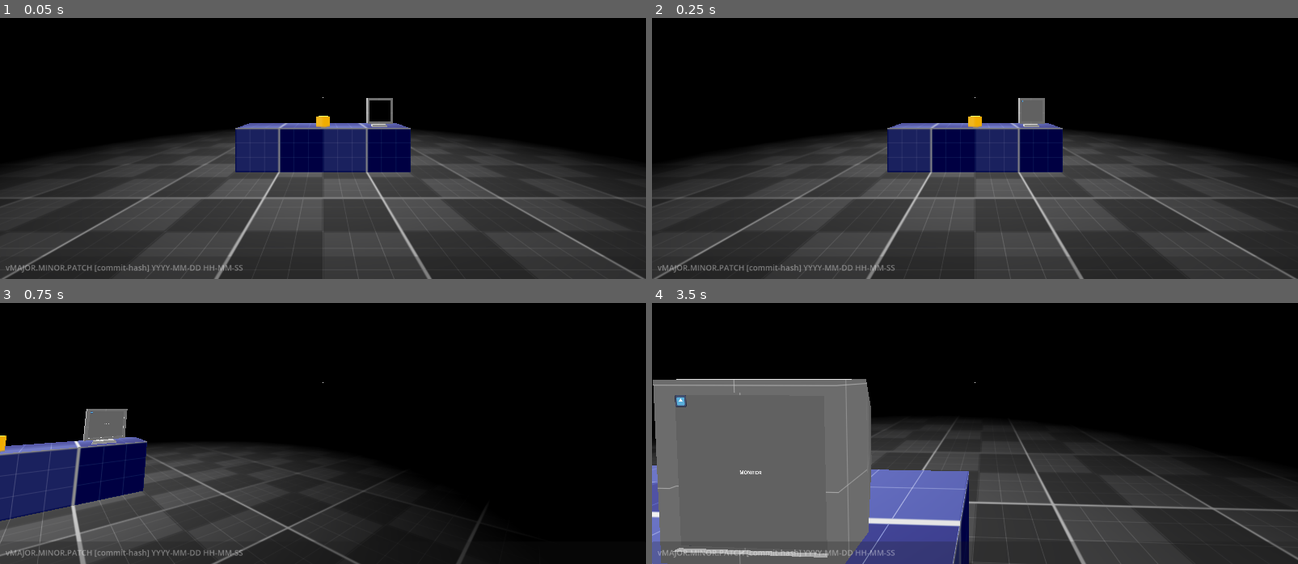
Above: before the commit, frames 1-4 (two rows, left to right).
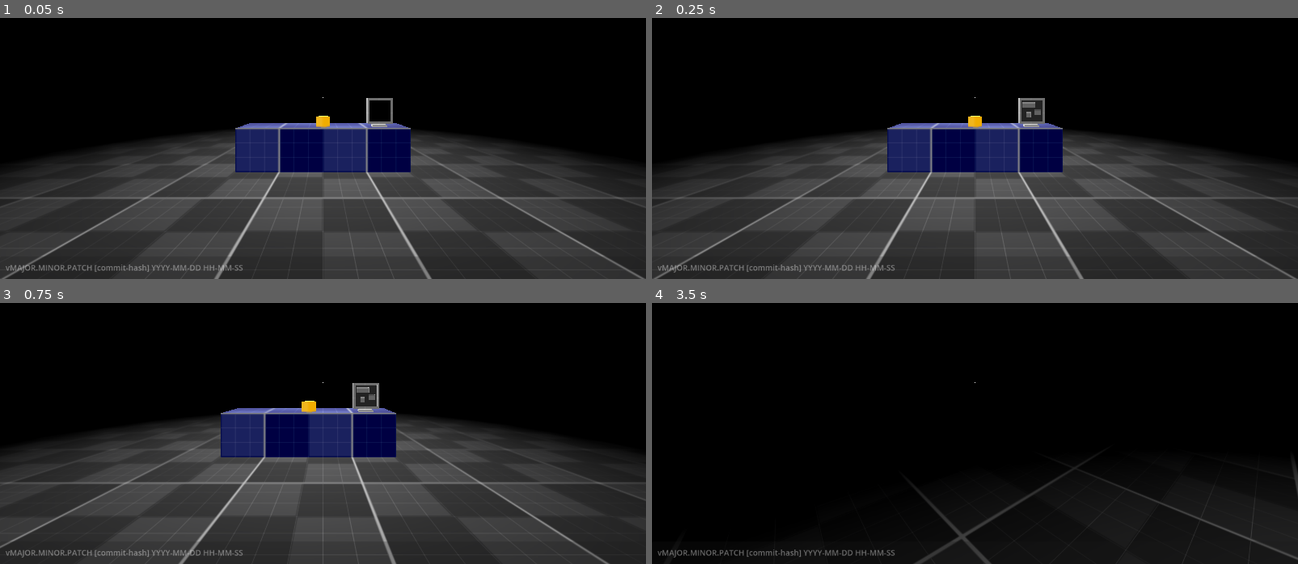
Above: after the commit, the same moments.

Repository: Scrawach/true-crime-raid
Game: Godot game, scene res://main.tscn
The game is run twice, just before and just after one commit, with the same random seed, the same clock (stepped at 60 frames per second) and the same inputs. The engine's default icon, where the game draws it, is replaced by a stand-in: a white triangle on a blue panel in a dark square.
Inputs (mouse positions are in pixels of both pictures, inside the frame that each line leads up to):
- Up to frame 1 (0.05 s): no input
- Up to frame 2 (0.25 s): no input
- Up to frame 3 (0.75 s): tap Enter at 0.5 s; move the mouse to (465, 365) at 0.52 s; hold D (move_right) from 0.53 s (still down); hold E (interact, bound only after the commit) from 0.53 s (still down); click (465, 365) at 0.67 s
- Up to frame 4 (3.5 s): move the mouse to (942, 383) at 1.27 s; release D (move_right) at 1.28 s; release E (interact, bound only after the commit) at 1.28 s; hold W (move_forward) from 1.28 s (still down); tap E (interact, bound only after the commit) at 1.35, 2.85 s; move the mouse to (987, 376) at 2.02 s; hold E (interact, bound only after the commit) 2.03-2.78 s; move the mouse to (968, 389) at 2.77 s

Frame 1 is identical in both runs. In frame 2, 0.2% of the frame differs, in the area x 57-61%, y 31-40%; in frame 3, 41%; in frame 4, 47%, in the area x 0-100%, y 29-100%.

Commit message:
feat: implement interaction with computer

Diff:
--- a/src/computer/computer.tscn
+++ b/src/computer/computer.tscn
@@ -2,6 +2,8 @@
 
 [ext_resource type="PackedScene" uid="uid://c3v8oktfnar82" path="res://computer/assets/proto_computer.glb" id="1_xcml3"]
 [ext_resource type="PackedScene" uid="uid://dmts2qqce58kq" path="res://computer/monitor/monitor_3d.tscn" id="2_m7yhb"]
+[ext_resource type="Script" uid="uid://dlm1uspq25qm7" path="res://interaction/interaction_area_3d.gd" id="3_xcml3"]
+[ext_resource type="Script" uid="uid://dqb5iahmx3rfl" path="res://computer/interactions/interact_with_computer.gd" id="4_678jo"]
 
 [sub_resource type="ViewportTexture" id="ViewportTexture_m7yhb"]
 viewport_path = NodePath("Monitor SubViewport")
@@ -10,6 +12,8 @@
 resource_local_to_scene = true
 shading_mode = 0
 albedo_texture = SubResource("ViewportTexture_m7yhb")
+
+[sub_resource type="SphereShape3D" id="SphereShape3D_m7yhb"]
 
 [node name="Computer" type="Node3D" unique_id=799874042]
 
@@ -25,4 +29,22 @@
 [node name="Camera" type="Camera3D" parent="." unique_id=254273876]
 transform = Transform3D(1, 0, 0, 0, 1, 0, 0, 0, 1, 0, 0.35859597, 0.7838893)
 
+[node name="Interaction Area3D" type="Area3D" parent="." unique_id=1985108794]
+transform = Transform3D(1, 0, 0, 0, 1, 0, 0, 0, 1, 0, 0.35765696, 0.012227535)
+collision_layer = 2
+collision_mask = 0
+script = ExtResource("3_xcml3")
+metadata/_custom_type_script = "uid://dlm1uspq25qm7"
+
+[node name="CollisionShape3D" type="CollisionShape3D" parent="Interaction Area3D" unique_id=1373076834]
+shape = SubResource("SphereShape3D_m7yhb")
+debug_color = Color(0.627451, 0.53333336, 0, 1)
+
+[node name="InteractWithComputer" type="Node" parent="." unique_id=1631449373 node_paths=PackedStringArray("monitor_3d", "computer_camera", "interaction")]
+script = ExtResource("4_678jo")
+monitor_3d = NodePath("../Monitor 3D")
+computer_camera = NodePath("../Camera")
+interaction = NodePath("../Interaction Area3D")
+metadata/_custom_type_script = "uid://dqb5iahmx3rfl"
+
 [editable path="proto_computer"]
--- /dev/null
+++ b/src/computer/interactions/interact_with_computer.gd
@@ -0,0 +1,43 @@
+class_name InteractWithComputer
+extends Node
+
+@export var monitor_3d: Monitor3D
+@export var computer_camera: Camera3D
+@export var interaction: InteractionArea3D
+
+var interactor: PlayerBody3D
+var is_interacted: bool = false
+
+func _ready() -> void:
+	interaction.interacted.connect(_on_interacted)
+	set_process_input(false)
+
+func _on_interacted(player: PlayerBody3D) -> void:
+	interactor = player
+	is_interacted = true
+	start_interaction(interactor)
+
+func _input(event: InputEvent) -> void:
+	if event.is_action_pressed("escape"):
+		stop_interaction(interactor)
+		get_viewport().set_input_as_handled()
+
+func start_interaction(target: PlayerBody3D) -> void:
+	computer_camera.make_current()
+	interaction.disable()
+	monitor_3d.power_on()
+
+	set_process_input(true)
+	target.input.disable()
+	target.input.mouse_capture.uncapture()
+	target.player_hud.hide_aim_pointer()
+
+func stop_interaction(target: PlayerBody3D) -> void:
+	target.main_camera.make_current()
+	interaction.enable()
+	monitor_3d.power_off()
+
+	set_process_input(false)
+	target.input.enable()
+	target.input.mouse_capture.capture()
+	target.player_hud.show_aim_pointer()
--- a/src/computer/monitor/monitor_3d.tscn
+++ b/src/computer/monitor/monitor_3d.tscn
@@ -25,6 +25,7 @@
 [node name="Monitor SubViewport" type="SubViewport" parent="." unique_id=70997439]
 unique_name_in_owner = true
 disable_3d = true
+gui_embed_subwindows = true
 
 [node name="Monitor Control" parent="Monitor SubViewport" unique_id=918670776 instance=ExtResource("2_yf60s")]
 unique_name_in_owner = true
@@ -38,6 +39,11 @@
 
 [node name="Monitor Area3D" type="Area3D" parent="." unique_id=1823387035]
 unique_name_in_owner = true
+collision_layer = 2
+collision_mask = 0
+monitoring = false
+monitorable = false
 
 [node name="CollisionShape3D" type="CollisionShape3D" parent="Monitor Area3D" unique_id=1266299004]
 shape = SubResource("ConcavePolygonShape3D_ehm3h")
+debug_color = Color(1.347661e-06, 0.5716817, 0.84383035, 1)
--- a/src/computer/monitor/monitor_control.tscn
+++ b/src/computer/monitor/monitor_control.tscn
@@ -1,8 +1,7 @@
 [gd_scene format=3 uid="uid://dvlpgtj5jf6de"]
 
 [ext_resource type="Script" uid="uid://ch8753l8oejgl" path="res://computer/monitor/monitor_control.gd" id="1_6xg1g"]
-[ext_resource type="Script" uid="uid://b2po74o83srcy" path="res://computer/monitor/computer_mouse_cursor.gd" id="1_igrys"]
-[ext_resource type="Texture2D" uid="uid://i51evci1idyq" path="res://icon.svg" id="1_ws3o4"]
+[ext_resource type="PackedScene" uid="uid://bd3xc6heiw3hi" path="res://computer/monitor/computer_mouse_cursor.tscn" id="2_igrys"]
 
 [node name="Monitor Control" type="Control" unique_id=803566879 node_paths=PackedStringArray("mouse_cursor")]
 custom_minimum_size = Vector2(512, 512)
@@ -11,7 +10,7 @@
 offset_right = 512.0
 offset_bottom = 512.0
 script = ExtResource("1_6xg1g")
-mouse_cursor = NodePath("Computer Mouse Cursor")
+mouse_cursor = NodePath("CanvasLayer/Computer Mouse Cursor")
 
 [node name="Label" type="Label" parent="." unique_id=1238381602]
 layout_mode = 0
@@ -21,18 +20,36 @@
 text = "MONITOR"
 horizontal_alignment = 1
 
-[node name="Computer Mouse Cursor" type="Control" parent="." unique_id=670048113]
-anchors_preset = 0
-offset_right = 40.0
-offset_bottom = 40.0
-script = ExtResource("1_igrys")
+[node name="CanvasLayer" type="CanvasLayer" parent="." unique_id=1397955558]
+layer = 1024
 
-[node name="TextureRect" type="TextureRect" parent="Computer Mouse Cursor" unique_id=1035349906]
+[node name="Computer Mouse Cursor" parent="CanvasLayer" unique_id=27732573 instance=ExtResource("2_igrys")]
+visible = false
+top_level = true
+offset_left = 57.0
+offset_top = 89.0
+offset_right = 97.0
+offset_bottom = 129.0
+
+[node name="Background" type="ColorRect" parent="." unique_id=620913889]
 layout_mode = 1
 anchors_preset = 15
 anchor_right = 1.0
 anchor_bottom = 1.0
 grow_horizontal = 2
 grow_vertical = 2
-texture = ExtResource("1_ws3o4")
-expand_mode = 3
+color = Color(0.12591085, 0.12591085, 0.12591082, 1)
+
+[node name="Window" type="Window" parent="." unique_id=263566514]
+oversampling_override = 1.0
+position = Vector2i(22, 72)
+size = Vector2i(300, 100)
+
+[node name="Window2" type="Window" parent="." unique_id=885344644]
+oversampling_override = 1.0
+position = Vector2i(117, 315)
+
+[node name="Window3" type="Window" parent="." unique_id=1138022410]
+oversampling_override = 1.0
+position = Vector2i(318, 251)
+size = Vector2i(150, 100)
--- /dev/null
+++ b/src/computer/monitor/window.gd
@@ -0,0 +1,10 @@
+extends Window
+
+
+
+func _on_focus_entered() -> void:
+	print("FOCUS: %s" % name)
+
+
+func _on_focus_exited() -> void:
+	print("unFOCUS: %s" % name)
--- /dev/null
+++ b/src/computer/windows/computer_theme.tres
@@ -0,0 +1,27 @@
+[gd_resource type="Theme" format=3 uid="uid://c7n6art2wa2ab"]
+
+[sub_resource type="StyleBoxFlat" id="StyleBoxFlat_xt0lx"]
+bg_color = Color(0.6346248, 0.25927743, 0.29458785, 1)
+corner_radius_top_left = 2
+corner_radius_top_right = 2
+corner_radius_bottom_right = 2
+corner_radius_bottom_left = 2
+expand_margin_left = 4.0
+expand_margin_top = 32.0
+expand_margin_right = 4.0
+expand_margin_bottom = 4.0
+
+[sub_resource type="StyleBoxFlat" id="StyleBoxFlat_dps64"]
+bg_color = Color(0.30009785, 0.10055635, 0.12042954, 1)
+corner_radius_top_left = 2
+corner_radius_top_right = 2
+corner_radius_bottom_right = 2
+corner_radius_bottom_left = 2
+expand_margin_left = 4.0
+expand_margin_top = 32.0
+expand_margin_right = 4.0
+expand_margin_bottom = 4.0
+
+[resource]
+Window/styles/embedded_border = SubResource("StyleBoxFlat_xt0lx")
+Window/styles/embedded_unfocused_border = SubResource("StyleBoxFlat_dps64")
--- /dev/null
+++ b/src/interaction/interaction_area_3d.gd
@@ -0,0 +1,33 @@
+class_name InteractionArea3D
+extends Area3D
+
+signal hovered()
+signal interacted(player: PlayerBody3D)
+signal unhovered()
+
+var prev_collision_layer: int
+var prev_collision_mask: int
+
+func _ready() -> void:
+	prev_collision_layer = collision_layer
+	prev_collision_mask = collision_mask
+
+func hover() -> void:
+	hovered.emit()
+
+func interact(player: PlayerBody3D) -> void:
+	interacted.emit(player)
+
+func unhover() -> void:
+	unhovered.emit()
+
+func enable() -> void:
+	collision_layer = prev_collision_layer
+	collision_mask = prev_collision_layer
+
+func disable() -> void:
+	prev_collision_layer = collision_layer
+	prev_collision_mask = collision_mask
+
+	collision_layer = 0
+	collision_mask = 0
--- a/src/player/mouse_capture.gd
+++ b/src/player/mouse_capture.gd
@@ -6,6 +6,9 @@
 var _is_captured: bool
 
 func _input(event: InputEvent) -> void:
+	if not player_input.is_enabled:
+		return
+
 	if event is InputEventMouseButton and event.is_pressed() and not is_captured():
 		capture()
 	if event.is_action_pressed("escape"):
@@ -22,9 +25,7 @@
 func capture() -> void:
 	_is_captured = true
 	Input.mouse_mode = Input.MOUSE_MODE_CAPTURED
-	player_input.is_enabled = true
 
 func uncapture() -> void:
 	_is_captured = false
 	Input.mouse_mode = Input.MOUSE_MODE_VISIBLE
-	player_input.is_enabled = false
--- a/src/player/player_body_3d.gd
+++ b/src/player/player_body_3d.gd
@@ -3,6 +3,9 @@
 
 @export var head: Node3D
 @export var movement_speed: float = 5.0
+@export var main_camera: Camera3D
+@export var input: PlayerInput
+@export var player_hud: PlayerHUD
 
 var _moving_direction: Vector2
 var _gaze_direction: Vector2
--- a/src/player/player_body_3d.tscn
+++ b/src/player/player_body_3d.tscn
@@ -4,12 +4,18 @@
 [ext_resource type="Script" uid="uid://bh8qx82tccq08" path="res://player/player_input.gd" id="2_ryni8"]
 [ext_resource type="Script" uid="uid://cc1eqfabvs5pq" path="res://player/mouse_capture.gd" id="3_rjoga"]
 [ext_resource type="PackedScene" uid="uid://yer5qkd6lp65" path="res://player/player_hud.tscn" id="4_cnqhg"]
+[ext_resource type="Script" uid="uid://blhol6udoquwp" path="res://player/player_interactor.gd" id="5_qh2r7"]
 
 [sub_resource type="CapsuleShape3D" id="CapsuleShape3D_f64p4"]
 
-[node name="Player Body3D" type="CharacterBody3D" unique_id=283082645 node_paths=PackedStringArray("head")]
+[node name="Player Body3D" type="CharacterBody3D" unique_id=283082645 node_paths=PackedStringArray("head", "main_camera", "input", "player_hud")]
 script = ExtResource("1_ied1u")
 head = NodePath("Head")
+main_camera = NodePath("Head/Camera3D")
+input = NodePath("PlayerInput")
+player_hud = NodePath("Player HUD")
+
+[node name="Player HUD" parent="." unique_id=1872789362 instance=ExtResource("4_cnqhg")]
 
 [node name="CollisionShape3D" type="CollisionShape3D" parent="." unique_id=532195772]
 transform = Transform3D(1, 0, 0, 0, 1, 0, 0, 0, 1, 0, 1, 0)
@@ -20,9 +26,17 @@
 
 [node name="Camera3D" type="Camera3D" parent="Head" unique_id=174937394]
 
-[node name="PlayerInput" type="Node" parent="." unique_id=559735247 node_paths=PackedStringArray("body")]
+[node name="Camera RayCast3D" type="RayCast3D" parent="Head/Camera3D" unique_id=1691169396]
+target_position = Vector3(0, 0, -1.8)
+collision_mask = 2
+collide_with_areas = true
+collide_with_bodies = false
+
+[node name="PlayerInput" type="Node" parent="." unique_id=559735247 node_paths=PackedStringArray("body", "interactor", "mouse_capture")]
 script = ExtResource("2_ryni8")
 body = NodePath("..")
+interactor = NodePath("../PlayerInteractor")
+mouse_capture = NodePath("MouseCapture")
 metadata/_custom_type_script = "uid://bh8qx82tccq08"
 
 [node name="MouseCapture" type="Node" parent="PlayerInput" unique_id=1129688267 node_paths=PackedStringArray("player_input")]
@@ -30,4 +44,9 @@
 player_input = NodePath("..")
 metadata/_custom_type_script = "uid://cc1eqfabvs5pq"
 
-[node name="Player HUD" parent="." unique_id=1872789362 instance=ExtResource("4_cnqhg")]
+[node name="PlayerInteractor" type="Node" parent="." unique_id=459244660 node_paths=PackedStringArray("player", "player_hud", "raycast_3d")]
+script = ExtResource("5_qh2r7")
+player = NodePath("..")
+player_hud = NodePath("../Player HUD")
+raycast_3d = NodePath("../Head/Camera3D/Camera RayCast3D")
+metadata/_custom_type_script = "uid://blhol6udoquwp"
--- /dev/null
+++ b/src/player/player_hud.gd
@@ -0,0 +1,17 @@
+class_name PlayerHUD
+extends CanvasLayer
+
+@onready var interact_label: Label = %"Interact Label"
+@onready var center_container: CenterContainer = %CenterContainer
+
+func show_interact_tooltip() -> void:
+	interact_label.show()
+
+func hide_interact_tooltip() -> void:
+	interact_label.hide()
+
+func show_aim_pointer() -> void:
+	center_container.show()
+
+func hide_aim_pointer() -> void:
+	center_container.hide()
--- a/src/player/player_hud.tscn
+++ b/src/player/player_hud.tscn
@@ -1,6 +1,7 @@
 [gd_scene format=3 uid="uid://yer5qkd6lp65"]
 
 [ext_resource type="Script" uid="uid://bxgh4maetkofo" path="res://addons/current_version/current_version_label.gd" id="1_qo0ji"]
+[ext_resource type="Script" uid="uid://juqqi502av0g" path="res://player/player_hud.gd" id="1_r44wa"]
 
 [sub_resource type="StyleBoxFlat" id="StyleBoxFlat_qo0ji"]
 bg_color = Color(1, 1, 1, 1)
@@ -17,6 +18,7 @@
 shadow_size = 1
 
 [node name="Player HUD" type="CanvasLayer" unique_id=1872789362]
+script = ExtResource("1_r44wa")
 
 [node name="Version Container" type="PanelContainer" parent="." unique_id=974151896]
 modulate = Color(1, 1, 1, 0.39215687)
@@ -43,6 +45,7 @@
 metadata/_custom_type_script = "uid://bxgh4maetkofo"
 
 [node name="CenterContainer" type="CenterContainer" parent="." unique_id=1513692102]
+unique_name_in_owner = true
 anchors_preset = 15
 anchor_right = 1.0
 anchor_bottom = 1.0
@@ -55,3 +58,20 @@
 layout_mode = 2
 mouse_filter = 2
 theme_override_styles/panel = SubResource("StyleBoxFlat_qo0ji")
+
+[node name="Interact Label" type="Label" parent="." unique_id=928946081]
+unique_name_in_owner = true
+visible = false
+anchors_preset = 8
+anchor_left = 0.5
+anchor_top = 0.5
+anchor_right = 0.5
+anchor_bottom = 0.5
+offset_left = -87.5
+offset_top = 16.0
+offset_right = 87.5
+offset_bottom = 39.0
+grow_horizontal = 2
+grow_vertical = 2
+theme_override_constants/outline_size = 2
+text = "PRESS E FOR INTERACT"
--- a/src/player/player_input.gd
+++ b/src/player/player_input.gd
@@ -2,6 +2,8 @@
 extends Node
 
 @export var body: PlayerBody3D
+@export var interactor: PlayerInteractor
+@export var mouse_capture: MouseCapture
 @export var sensitivity: float = 0.2
 @export var is_enabled: bool = true
 
@@ -12,9 +14,21 @@
 	if not is_instance_valid(body):
 		return
 
+	if not mouse_capture.is_captured():
+		return
+
 	_process_input(event)
 
+func enable() -> void:
+	is_enabled = true
+
+func disable() -> void:
+	is_enabled = false
+
 func _process_input(event: InputEvent) -> void:
+	if event.is_action_pressed("interact"):
+		interactor.try_interact()
+
 	if event is InputEventMouseMotion:
 		body.head_rotate(-event.relative * sensitivity)
 
--- /dev/null
+++ b/src/player/player_interactor.gd
@@ -0,0 +1,40 @@
+class_name PlayerInteractor
+extends Node
+
+@export var player: PlayerBody3D
+@export var player_hud: PlayerHUD
+@export var raycast_3d: RayCast3D
+
+var interaction: InteractionArea3D
+
+func _physics_process(_delta: float) -> void:
+	if not raycast_3d.is_colliding():
+		_stop_interaction()
+		return
+
+	var target := raycast_3d.get_collider()
+
+	if not target is InteractionArea3D:
+		_stop_interaction()
+		return
+
+	_start_interaction(target as InteractionArea3D)
+
+func _start_interaction(target: InteractionArea3D) -> void:
+	if interaction == target:
+		return
+
+	interaction = target
+	interaction.hover()
+	player_hud.show_interact_tooltip()
+
+func _stop_interaction() -> void:
+	if interaction:
+		interaction.unhover()
+	player_hud.hide_interact_tooltip()
+	interaction = null
+
+func try_interact() -> bool:
+	if interaction:
+		interaction.interact(player)
+	return interaction != null
--- a/src/project.godot
+++ b/src/project.godot
@@ -15,7 +15,7 @@
 [application]
 
 config/name="True Crime RAID"
-config/version="v0.0.8"
+config/version="v0.0.11"
 run/main_scene="uid://b2q2xjr1xt7rj"
 config/features=PackedStringArray("4.6", "GL Compatibility")
 config/icon="res://icon.svg"
@@ -51,6 +51,16 @@
 "events": [Object(InputEventKey,"resource_local_to_scene":false,"resource_name":"","device":-1,"window_id":0,"alt_press …(195 unchanged characters)…
 ]
 }
+interact={
+"deadzone": 0.2,
+"events": [Object(InputEventKey,"resource_local_to_scene":false,"resource_name":"","device":-1,"window_id":0,"alt_pressed":false,"shift_pressed":false,"ctrl_pressed":false,"meta_pressed":false,"pressed":false,"keycode":0,"physical_keycode":69,"key_label":0,"unicode":101,"location":0,"echo":false,"script":null)
+]
+}
+
+[layer_names]
+
+3d_physics/layer_1="Default"
+3d_physics/layer_2="Interactive"
 
 [physics]
 
Not shown, added: src/computer/interactions/interact_with_computer.gd.uid
Not shown, added: src/computer/monitor/window.gd.uid
Not shown, added: src/interaction/interaction_area_3d.gd.uid
Not shown, added: src/player/player_hud.gd.uid
Not shown, added: src/player/player_interactor.gd.uid
